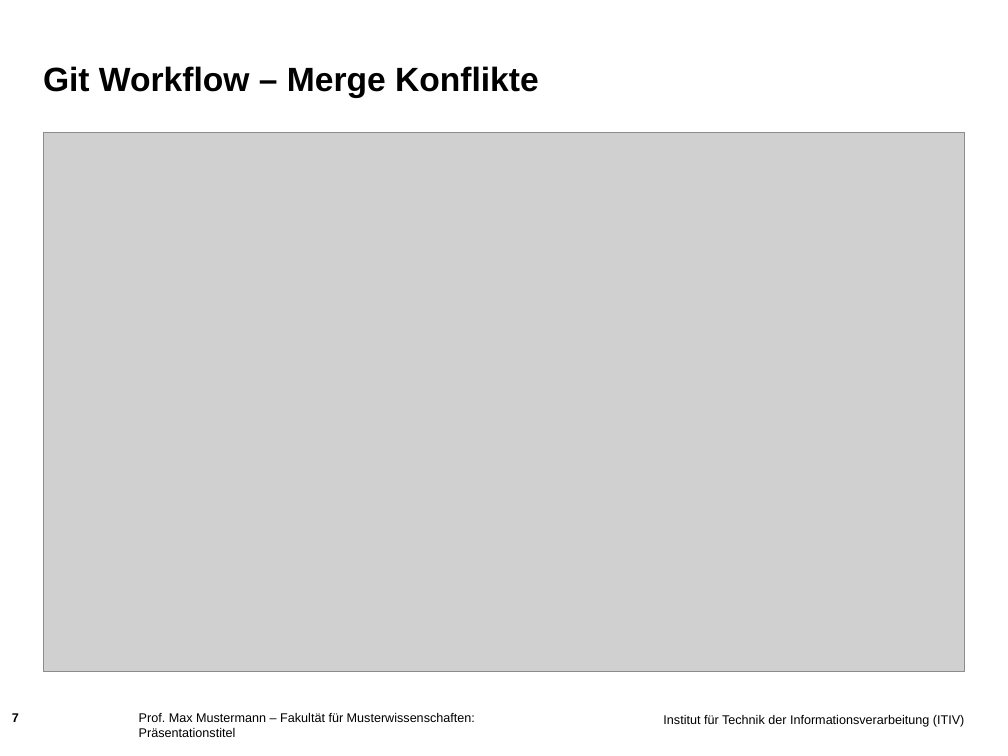
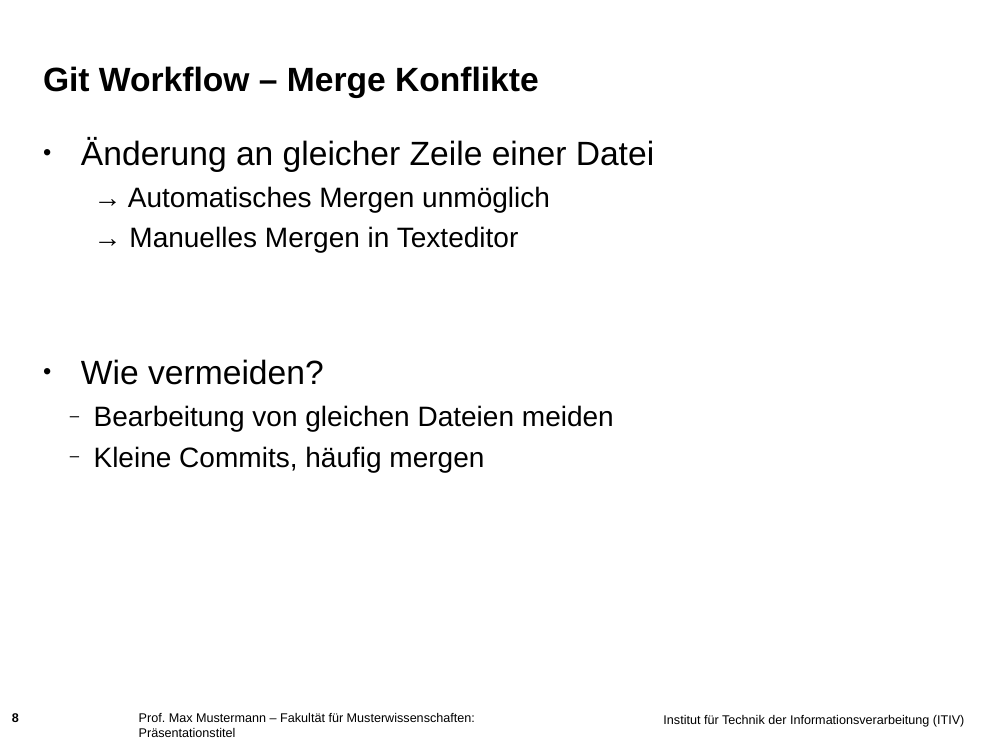
Before and after one commit to muellesi/PSE_2018, a slide deck: slide 8 of Präsentation/Simon/Praesentationsfolien (PowerPoint).ppt (slide 7 before the commit). Drawn at 1008x756 pixels with LibreOffice and Linux fonts; fonts in the diff are those of the drawing; grey boxes stand for pictures; background and template pictures are left out. Boxes give left, top, right and bottom in pixels: in the first picture for what was removed or moved away, otherwise in the second. Text is boxed around its words. In the diff, an @@ line names an element or a change of style, - is before the commit and + after.

Commit message:
Adding Git workflow best practices

```diff
--- a/Präsentation/Simon/Praesentationsfolien (PowerPoint).ppt
+++ b/Präsentation/Simon/Praesentationsfolien (PowerPoint).ppt
@@ picture removed at (43, 132, 965, 671) @@
@@ text added at (81, 138, 654, 472), 20 pt, text #000000 @@
+• Änderung an gleicher Zeile einer Datei
+  → Automatisches Mergen unmöglich
+  → Manuelles Mergen in Texteditor
+• Wie vermeiden?
+  – Bearbeitung von gleichen Dateien meiden
+  – Kleine Commits, häufig mergen
@@ page number at (12, 712, 19, 725): text changed @@
-7
+8
```
Also in this commit, not shown: 2 other slides changed, 1 slide added.
